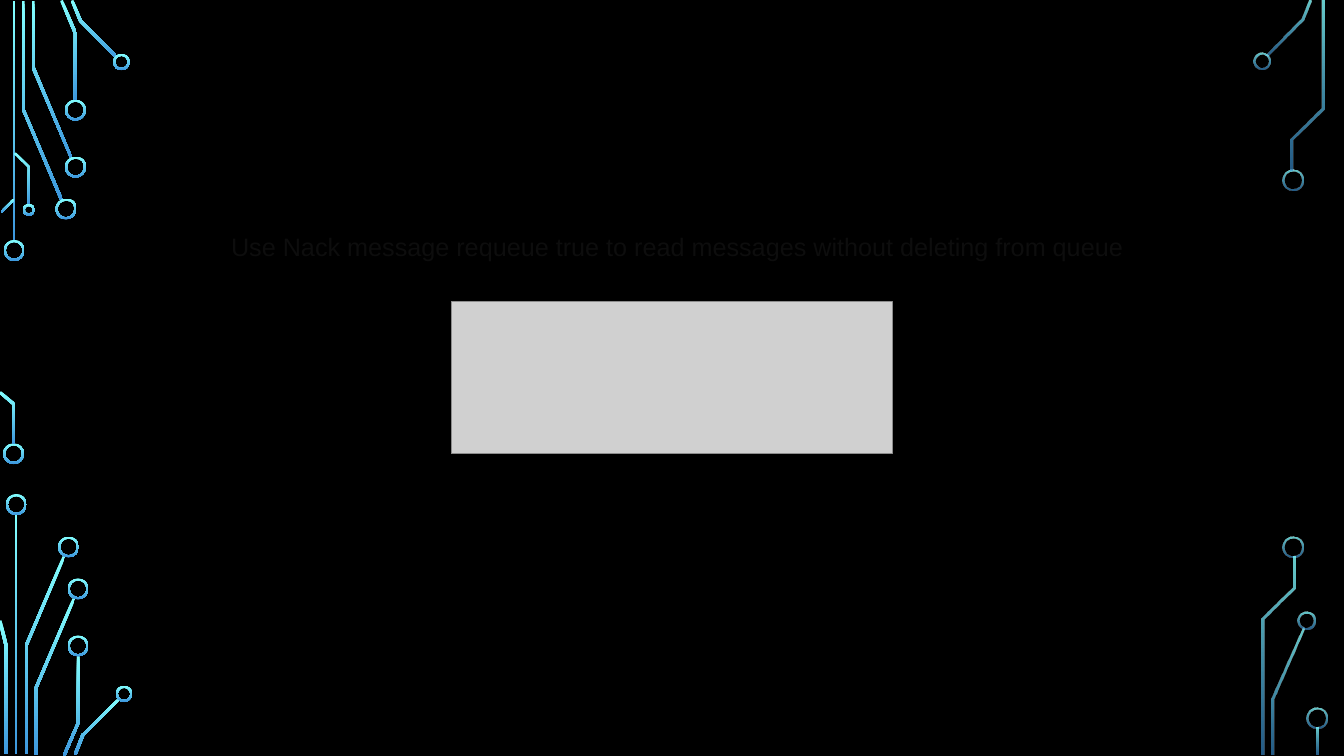
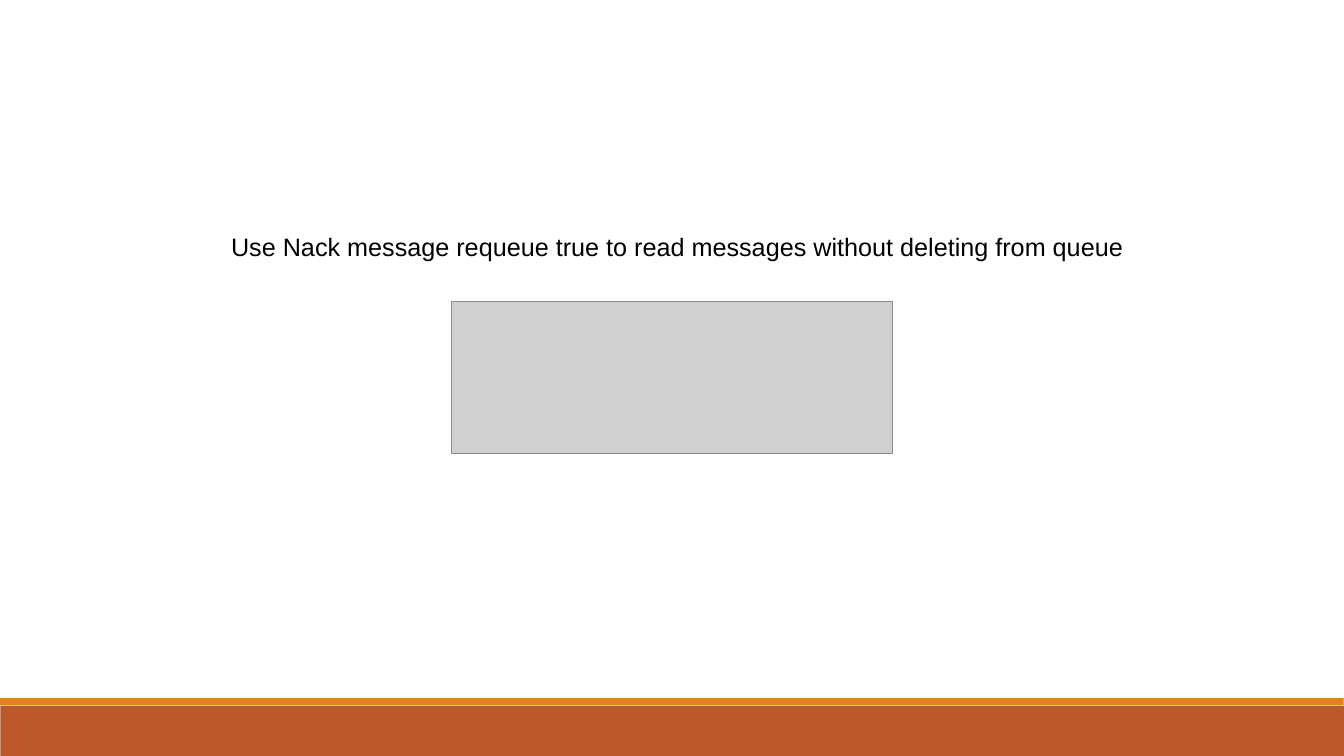
Before and after one commit to vishnuvishal-11/Vishnuvishal, a slide deck: slide 11 of Presentations/RabbitMQ.pptx (slide 9 before the commit). Drawn at 1344x756 pixels with LibreOffice and Linux fonts; fonts in the diff are those of the drawing; grey boxes stand for pictures; background and template pictures are left out. Boxes give left, top, right and bottom in pixels: in the first picture for what was removed or moved away, otherwise in the second. Text is boxed around its words. In the diff, an @@ line names an element or a change of style, - is before the commit and + after.

```diff
--- a/Presentations/RabbitMQ.pptx
+++ b/Presentations/RabbitMQ.pptx
@@ background picture (left out) to #FFFFFF @@
@@ text "Use Nack message requeue true ..." at box(231, 237, 1123, 262): text colour #0D0D0D to #000000 @@
@@ rectangle added at box(0, 706, 1344, 756), fill #BD582C @@
@@ rectangle added at box(0, 699, 1344, 706), fill #E48312 @@
@@ group removed at box(0, 0, 1328, 756): 33 freeform shapes, 3 rectangles @@
```
Also in this commit, not shown: 8 other slides changed, 2 slides added, 1 other file.
